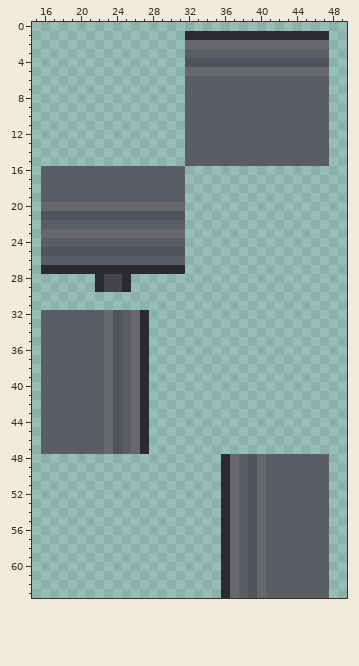
Edited in one commit: pixel-art sprite (Resources/Textures/_RMC14/Structures/Furniture/Tables/almayer.rsi/state_1.png). The picture above is the old version.
The file is 64x64 pixels. Shown: x 15..49, y 0..63.
Now the later version:
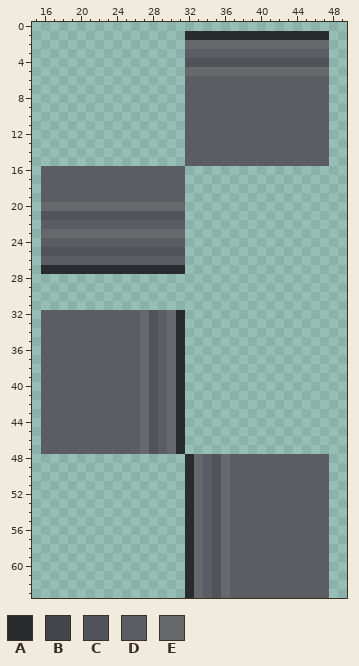
Palette (. is transparent): A #2a2b2e  B #43454a  C #505359  D #5a5d63  E #67686b
Edits made:
{"y":28,"x":22,"old":"ABBA","new":"...."}
{"y":29,"x":22,"old":"ABBA","new":"...."}
{"y":32,"x":23,"old":"EC","new":"DD"}
{"y":32,"x":26,"old":"EA....","new":"DECDEA"}
{"y":33,"x":23,"old":"EC","new":"DD"}
{"y":33,"x":26,"old":"EA....","new":"DECDEA"}
{"y":34,"x":23,"old":"EC","new":"DD"}
{"y":34,"x":26,"old":"EA....","new":"DECDEA"}
{"y":35,"x":23,"old":"EC","new":"DD"}
{"y":35,"x":26,"old":"EA....","new":"DECDEA"}
{"y":36,"x":23,"old":"EC","new":"DD"}
{"y":36,"x":26,"old":"EA....","new":"DECDEA"}
{"y":37,"x":23,"old":"EC","new":"DD"}
{"y":37,"x":26,"old":"EA....","new":"DECDEA"}
{"y":38,"x":23,"old":"EC","new":"DD"}
{"y":38,"x":26,"old":"EA....","new":"DECDEA"}
{"y":39,"x":23,"old":"EC","new":"DD"}
{"y":39,"x":26,"old":"EA....","new":"DECDEA"}
{"y":40,"x":23,"old":"EC","new":"DD"}
{"y":40,"x":26,"old":"EA....","new":"DECDEA"}
{"y":41,"x":23,"old":"EC","new":"DD"}
{"y":41,"x":26,"old":"EA....","new":"DECDEA"}
{"y":42,"x":23,"old":"EC","new":"DD"}
{"y":42,"x":26,"old":"EA....","new":"DECDEA"}
{"y":43,"x":23,"old":"EC","new":"DD"}
{"y":43,"x":26,"old":"EA....","new":"DECDEA"}
{"y":44,"x":23,"old":"EC","new":"DD"}
{"y":44,"x":26,"old":"EA....","new":"DECDEA"}
{"y":45,"x":23,"old":"EC","new":"DD"}
{"y":45,"x":26,"old":"EA....","new":"DECDEA"}
{"y":46,"x":23,"old":"EC","new":"DD"}
{"y":46,"x":26,"old":"EA....","new":"DECDEA"}
{"y":47,"x":23,"old":"EC","new":"DD"}
{"y":47,"x":26,"old":"EA....","new":"DECDEA"}
{"y":48,"x":32,"old":"....AE","new":"AEDCED"}
{"y":48,"x":39,"old":"CE","new":"DD"}
{"y":49,"x":32,"old":"....AE","new":"AEDCED"}
{"y":49,"x":39,"old":"CE","new":"DD"}
{"y":50,"x":32,"old":"....AE","new":"AEDCED"}
{"y":50,"x":39,"old":"CE","new":"DD"}
{"y":51,"x":32,"old":"....AE","new":"AEDCED"}
{"y":51,"x":39,"old":"CE","new":"DD"}
{"y":52,"x":32,"old":"....AE","new":"AEDCED"}
{"y":52,"x":39,"old":"CE","new":"DD"}
{"y":53,"x":32,"old":"....AE","new":"AEDCED"}
{"y":53,"x":39,"old":"CE","new":"DD"}
{"y":54,"x":32,"old":"....AE","new":"AEDCED"}
{"y":54,"x":39,"old":"CE","new":"DD"}
{"y":55,"x":32,"old":"....AE","new":"AEDCED"}
{"y":55,"x":39,"old":"CE","new":"DD"}
{"y":56,"x":32,"old":"....AE","new":"AEDCED"}
{"y":56,"x":39,"old":"CE","new":"DD"}
{"y":57,"x":32,"old":"....AE","new":"AEDCED"}
{"y":57,"x":39,"old":"CE","new":"DD"}
{"y":58,"x":32,"old":"....AE","new":"AEDCED"}
{"y":58,"x":39,"old":"CE","new":"DD"}
{"y":59,"x":32,"old":"....AE","new":"AEDCED"}
{"y":59,"x":39,"old":"CE","new":"DD"}
{"y":60,"x":32,"old":"....AE","new":"AEDCED"}
{"y":60,"x":39,"old":"CE","new":"DD"}
{"y":61,"x":32,"old":"....AE","new":"AEDCED"}
{"y":61,"x":39,"old":"CE","new":"DD"}
{"y":62,"x":32,"old":"....AE","new":"AEDCED"}
{"y":62,"x":39,"old":"CE","new":"DD"}
{"y":63,"x":32,"old":"....AE","new":"AEDCED"}
{"y":63,"x":39,"old":"CE","new":"DD"}
{"label":"changed","picture_box":[95,274,266,598]}
